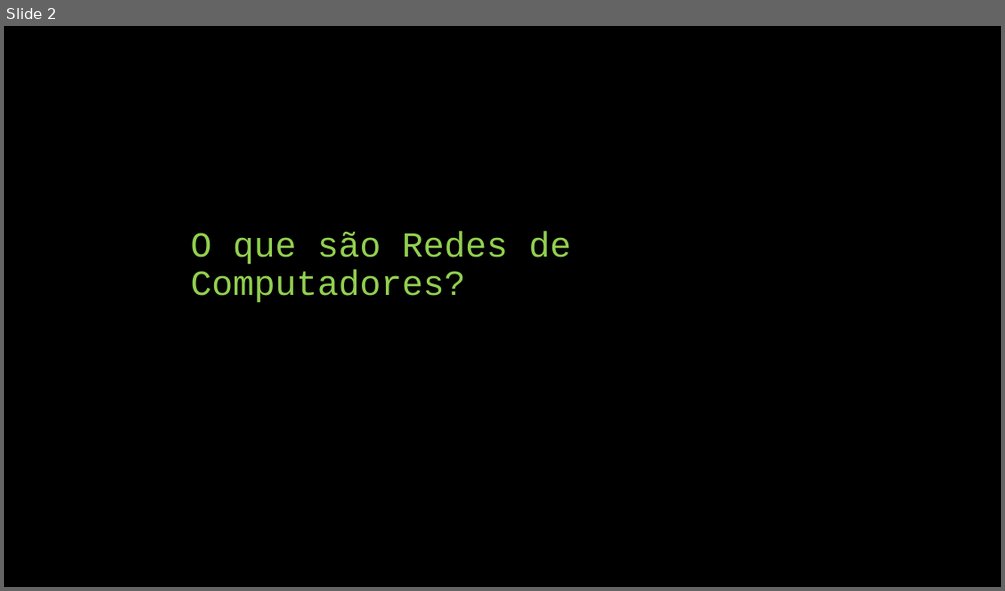
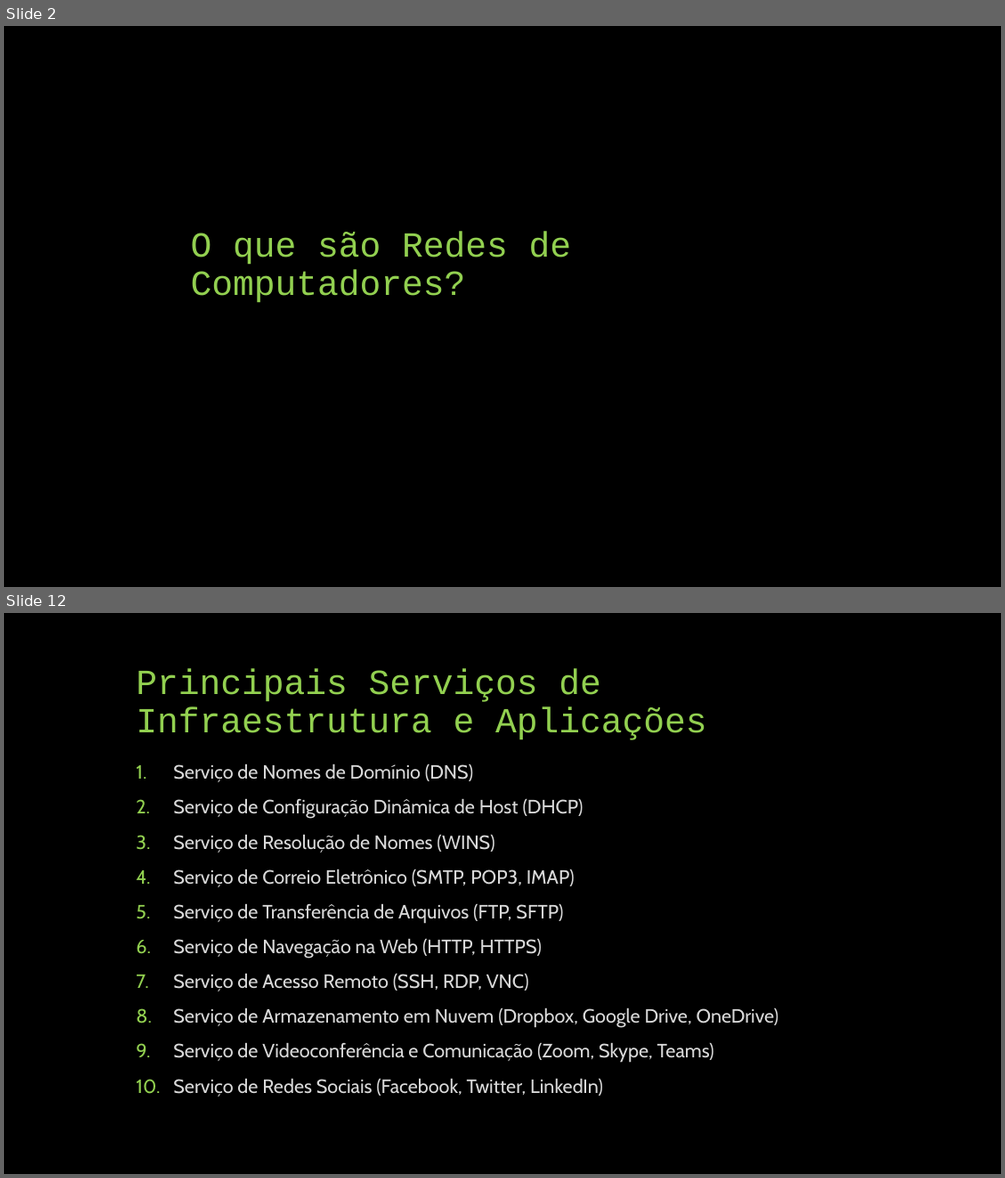
Before and after one commit to AlissoNNunes1/UNIT, a slide deck: rede de computadores/me1redes/Rede de Computadores.pptx. Shown one above the other, each under a label of ours: slide 2 before the commit, slides 2 and 12 after it; the slides between them are not shown. The pictures are 1005x591 and 1005x1178 pixels, drawn with LibreOffice and Linux fonts; fonts in the diff are those of the drawing. Boxes give left, top, right and bottom in pixels: in the first picture for what was removed or moved away, otherwise in the second. Text is boxed around its words. In the diff, an @@ line names an element or a change of style, - is before the commit and + after.

```diff
--- a/rede de computadores/me1redes/Rede de Computadores.pptx
+++ b/rede de computadores/me1redes/Rede de Computadores.pptx
@@ slide 12 added at (4,613,1001,1174), background #000000 @@
@@ title added at (136,668,707,740), 34 pt, text #92D050 @@
+Principais Serviços de Infraestrutura e Aplicações
@@ text added at (173,763,779,1096), 18.5 pt, text #D9D9D9 @@
+1. Serviço de Nomes de Domínio (DNS)
+2. Serviço de Configuração Dinâmica de Host (DHCP)
+3. Serviço de Resolução de Nomes (WINS)
+4. Serviço de Correio Eletrônico (SMTP, POP3, IMAP)
+5. Serviço de Transferência de Arquivos (FTP, SFTP)
+6. Serviço de Navegação na Web (HTTP, HTTPS)
+7. Serviço de Acesso Remoto (SSH, RDP, VNC)
+8. Serviço de Armazenamento em Nuvem (Dropbox, Google Drive, OneDrive)
+9. Serviço de Videoconferência e Comunicação (Zoom, Skype, Teams)
+10. Serviço de Redes Sociais (Facebook, Twitter, LinkedIn)
```
Also in this commit, not shown: 1 slide changed, 10 other slides added, 9 slides removed, 26 other files.
